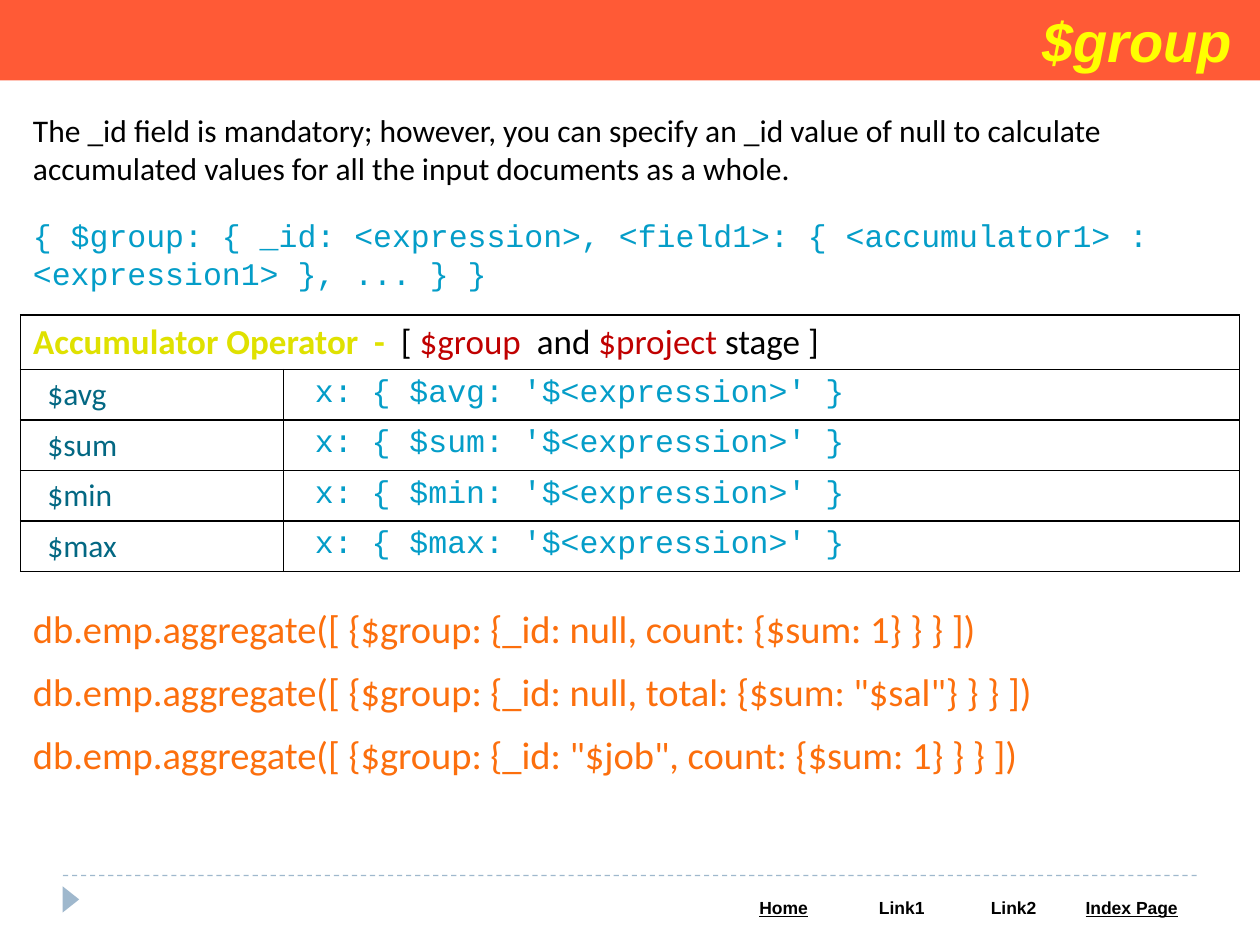
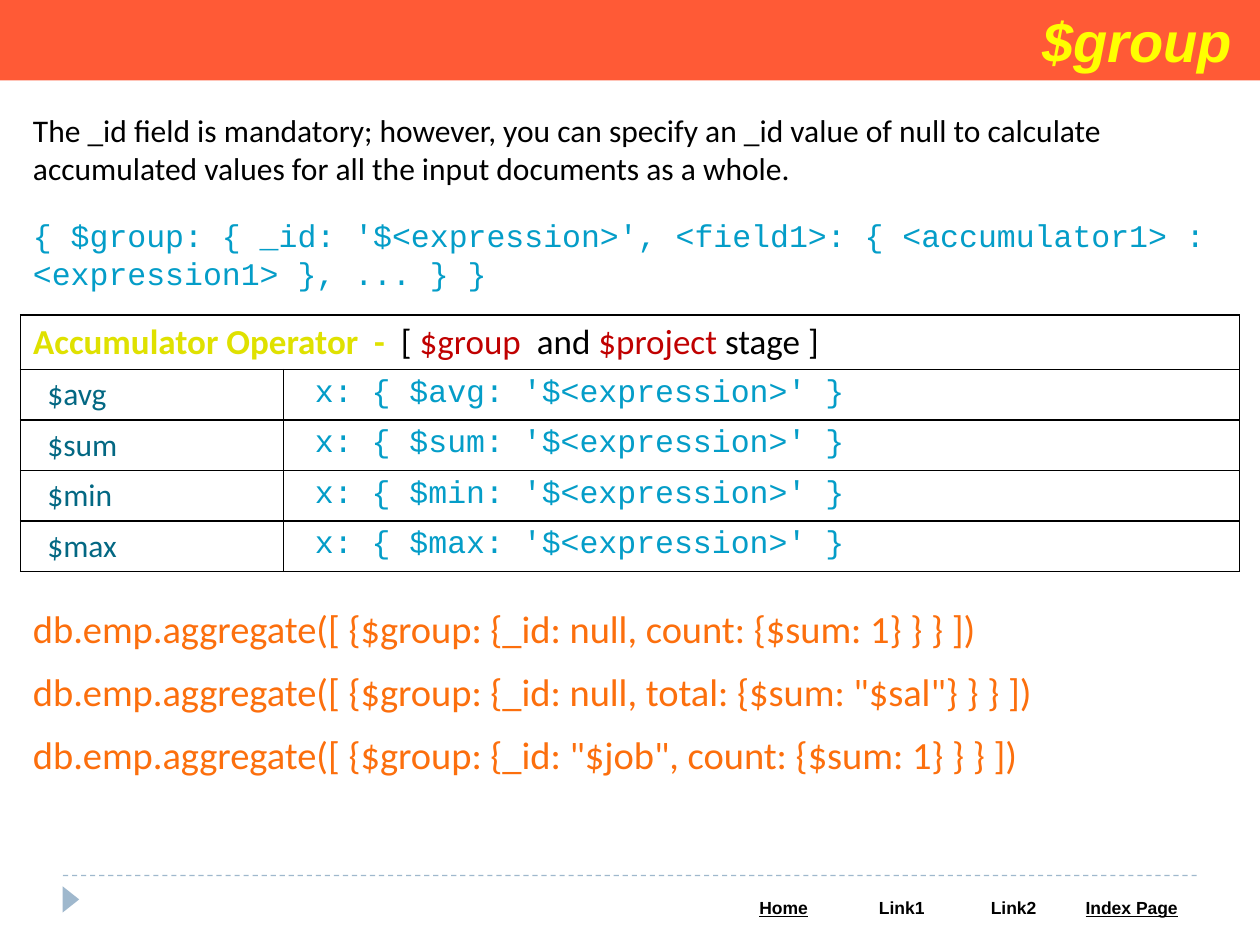
Before and after one commit to Saleel-Bagde/PPT-s, a slide deck: slide 92 of MongoDB PPT.pptx. Drawn at 1260x945 pixels with LibreOffice and Linux fonts; fonts in the diff are those of the drawing. Boxes give left, top, right and bottom in pixels: in the first picture for what was removed or moved away, otherwise in the second. Text is boxed around its words. In the diff, an @@ line names an element or a change of style, - is before the commit and + after.

```diff
--- a/MongoDB PPT.pptx
+++ b/MongoDB PPT.pptx
@@ text at <box>33,224,1167,292</box>: text changed @@
-{ $group: { _id: <expression>, <field1>: { <accumulator1> : <expression1> }, ... } }
+{ $group: { _id: '$<expression>', <field1>: { <accumulator1> : <expression1> }, ... } }
```
Also in this commit, not shown: 3 other slides changed, 2 slides added.
